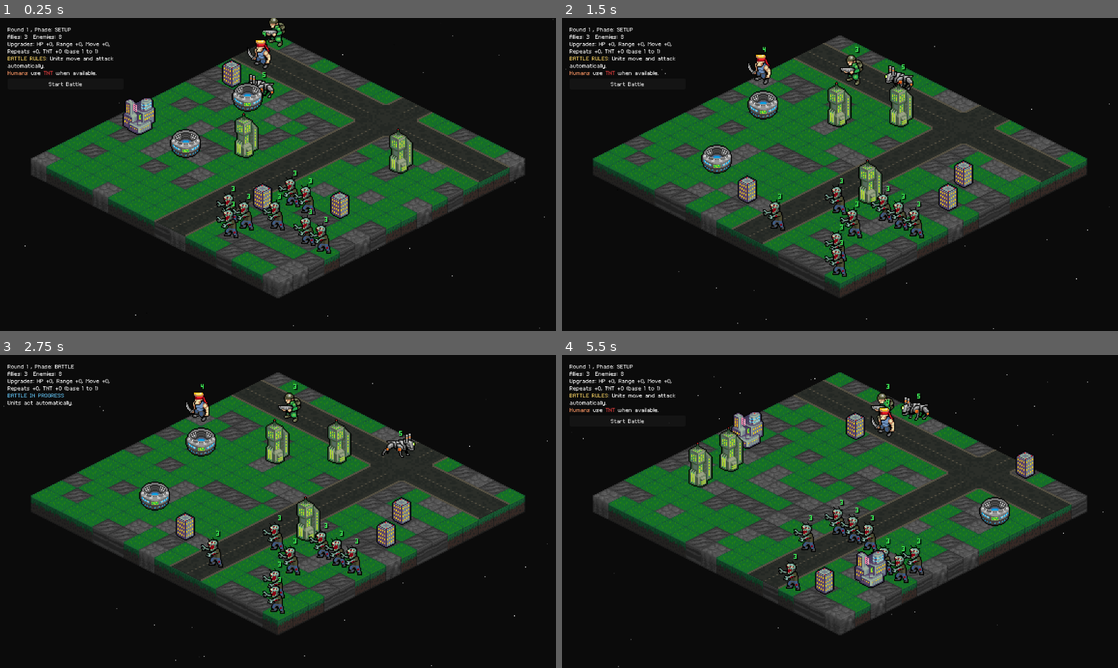
Above: before the commit, frames 1-4 (two rows, left to right).
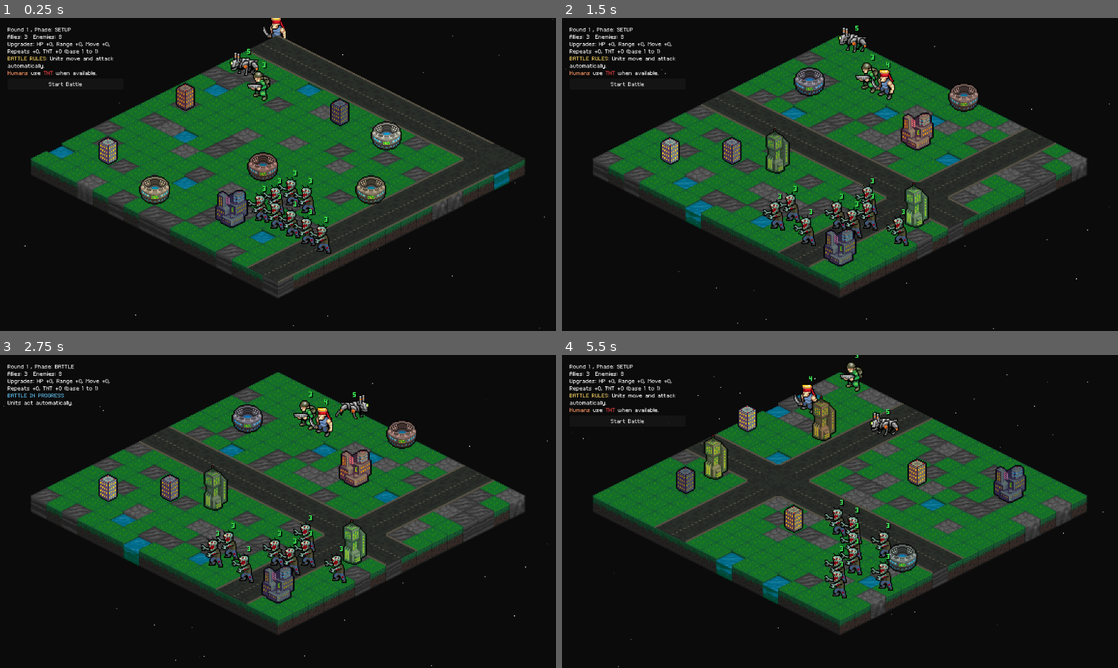
Above: after the commit, the same moments.

Repository: Tekknobot/MEKIII
Game: Godot game, scene res://scenes/Game.tscn
The game is run twice, just before and just after one commit, with the same random seed, the same clock (stepped at 60 frames per second) and the same inputs.
Inputs (mouse positions are in pixels of both pictures, inside the frame that each line leads up to):
- Up to frame 1 (0.25 s): no input
- Up to frame 2 (1.5 s): click "Start Battle" at 0.5 s; tap Enter at 1.25 s; move the mouse to (962, 158) at 1.27 s; tap R at 1.35 s
- Up to frame 3 (2.75 s): click "Start Battle" at 2 s
- Up to frame 4 (5.5 s): move the mouse to (728, 527) at 2.77 s; tap R at 2.85, 4.35, 5.1 s; click "Start Battle" at 3.5 s; move the mouse to (895, 442) at 4.27 s; move the mouse to (812, 574) at 5.02 s

The runs differ from the first frame. In frame 1, 23% of the frame differs, in the area x 5-95%, y 0-87%; in frame 2, 25%; in frame 3, 25%; in frame 4, 26%, in the area x 5-95%, y 0-89%.

Commit message:
Stop baking map.

Diff:
--- a/scenes/Game.tscn
+++ b/scenes/Game.tscn
@@ -249,17 +249,17 @@
 
 [node name="Game" type="Node2D" groups=["GameMap"]]
 script = ExtResource("1_400sg")
-season_strength = 0.65
-target_water = 0.0
 mech_count = 1
 zombie_count = 8
 human_scene = ExtResource("2_s0nni")
 human2_scene = ExtResource("3_1gdd5")
 mech_scene = ExtResource("3_aug50")
 zombie_scene = ExtResource("4_kyk2p")
+water_tiles_target = 8
 tnt_projectile_scene = ExtResource("5_attvq")
 tnt_explosion_scene = ExtResource("6_bneo8")
 tnt_damage = 1
+bake_map_visuals = false
 turn_manager = NodePath("TurnManager")
 sfx_human_attack = ExtResource("7_jbgew")
 sfx_zombie_attack = ExtResource("9_cxum0")
@@ -298,21 +298,18 @@
 layer_0/modulate = Color(0.09803922, 0.09803922, 0.09803922, 1)
 
 [node name="RoadsDL" type="TileMap" parent="."]
-z_index = -4096
 tile_set = SubResource("TileSet_pn7ev")
 format = 2
 layer_0/modulate = Color(0.60784316, 0.60784316, 0.60784316, 1)
 layer_1/name = "Layer1"
 
 [node name="RoadsDR" type="TileMap" parent="."]
-z_index = -4096
 tile_set = SubResource("TileSet_pn7ev")
 format = 2
 layer_0/modulate = Color(0.60784316, 0.60784316, 0.60784316, 1)
 layer_1/name = "Layer1"
 
 [node name="RoadsX" type="TileMap" parent="."]
-z_index = -4096
 tile_set = SubResource("TileSet_pn7ev")
 format = 2
 layer_0/modulate = Color(0.60784316, 0.60784316, 0.60784316, 1)
--- a/scripts/game.gd
+++ b/scripts/game.gd
@@ -78,6 +78,9 @@
 @export var mech_scene: PackedScene
 @export var zombie_scene: PackedScene
 
+@export_range(0, 256, 1) var water_tiles_target := 24      # exact number of water tiles you want
+@export_range(1, 50, 1) var water_tries_per_tile := 8      # higher = better chance to hit target
+
 # --- Human right-click TNT throw ---
 @export var tnt_projectile_scene: PackedScene
 @export var tnt_explosion_scene: PackedScene
@@ -255,6 +258,51 @@
 # Put a Node2D named "Structures" in your scene (sibling to Units/Pickups),
 # or we’ll fall back to self.
 @onready var structures_root: Node2D = get_node_or_null("Structures") as Node2D
+
+# --- Structure tinting ---
+@export var structure_tint_strength := 0.55  # 0 = no tint, 1 = full tint
+@export var structure_tint_value_jitter := 0.12  # small brightness variance
+@export var structure_tint_sat_jitter := 0.10    # small saturation variance
+
+# A nice readable palette (edit to taste)
+@export var structure_tint_palette: Array[Color] = [
+	Color("#E07A5F"), # warm clay
+	Color("#81B29A"), # sage
+	Color("#F2CC8F"), # sand
+	Color("#3D405B"), # slate
+	Color("#9C89B8"), # lilac
+	Color("#F4F1DE"), # off-white
+]
+
+func _pick_structure_tint() -> Color:
+	if structure_tint_palette == null or structure_tint_palette.is_empty():
+		# fallback: random pastel-ish
+		var h := rng.randf()
+		var s = clamp(rng.randf_range(0.25, 0.55), 0.0, 1.0)
+		var v = clamp(rng.randf_range(0.75, 1.0), 0.0, 1.0)
+		return Color.from_hsv(h, s, v, 1.0)
+
+	var base := structure_tint_palette[rng.randi_range(0, structure_tint_palette.size() - 1)]
+
+	# jitter slightly so repeats still feel different
+	var h := base.h
+	var s = clamp(base.s + rng.randf_range(-structure_tint_sat_jitter, structure_tint_sat_jitter), 0.0, 1.0)
+	var v = clamp(base.v + rng.randf_range(-structure_tint_value_jitter, structure_tint_value_jitter), 0.0, 1.0)
+
+	return Color.from_hsv(h, s, v, 1.0)
+
+func _apply_structure_tint(b2: Node2D) -> void:
+	if b2 == null or not is_instance_valid(b2):
+		return
+
+	# Node2D is a CanvasItem, so modulate works.
+	var tint := _pick_structure_tint()
+
+	# Blend between white and tint so you keep sprite detail
+	var blended := Color.WHITE.lerp(tint, clamp(structure_tint_strength, 0.0, 1.0))
+
+	b2.modulate = blended
+
 
 # Blocked cells for buildings (acts like a Set): cell -> true
 var structure_blocked := {}
@@ -522,7 +570,7 @@
 
 	# ✅ FORCE same z_layer as everything else
 	rmap.z_as_relative = false
-	rmap.z_index = 1000
+	rmap.z_index = 1
 
 func _process(_delta: float) -> void:
 	# Terrain might get freed during reload/bake/rebuild — bail safely
@@ -825,7 +873,7 @@
 		T_SNOW:
 			return (T_ICE if rng.randf() < 0.7 else T_GRASS)
 		T_ICE:
-			return (T_SNOW if rng.randf() < 0.7 else T_DIRT) # note: you later add water anyway
+			return (T_SNOW if rng.randf() < 0.7 else T_WATER) # note: you later add water anyway
 	return main
 
 
@@ -847,6 +895,7 @@
 
 	_ensure_walkable_connected()
 	_remove_dead_ends()
+	_add_water_patches()
 
 	for x in range(map_width):
 		for y in range(map_height):
@@ -856,6 +905,67 @@
 	if roads != null:
 		roads.clear()
 	_add_roads()
+
+func _add_water_patches() -> void:
+	var want := clampi(water_tiles_target, 0, map_width * map_height)
+	if want <= 0:
+		return
+
+	var placed := 0
+	var attempts = want * max(1, water_tries_per_tile)
+
+	for i in range(attempts):
+		if placed >= want:
+			break
+
+		var c := Vector2i(
+			rng.randi_range(0, map_width - 1),
+			rng.randi_range(0, map_height - 1)
+		)
+
+		# don't overwrite existing water
+		if grid.terrain[c.x][c.y] == T_WATER:
+			continue
+
+		# avoid spawn zones (optional)
+		if avoid_spawn_zones:
+			var ally_r := _rect_top_left(ally_spawn_size)
+			var enemy_r := _rect_bottom_right(enemy_spawn_size)
+			if ally_r.has_point(c) or enemy_r.has_point(c):
+				continue
+
+		var old = grid.terrain[c.x][c.y]
+		grid.terrain[c.x][c.y] = T_WATER
+
+		if _is_walkable_still_connected():
+			placed += 1
+		else:
+			grid.terrain[c.x][c.y] = old
+
+func _is_walkable_still_connected() -> bool:
+	# find any walkable start
+	var start := Vector2i(-1, -1)
+	for x in range(map_width):
+		for y in range(map_height):
+			if _is_walkable_tile_id(grid.terrain[x][y]):
+				start = Vector2i(x, y)
+				break
+		if start.x >= 0:
+			break
+
+	if start.x < 0:
+		return false # everything water, not allowed
+
+	var visited := _flood_walkable(start)
+
+	# count total walkable cells
+	var total := 0
+	for x in range(map_width):
+		for y in range(map_height):
+			if _is_walkable_tile_id(grid.terrain[x][y]):
+				total += 1
+
+	return visited.size() == total
 
 func _to_road_cell(grid_cell: Vector2i) -> Vector2i:
 	# 16x16 grid -> 8x8 road tiles (2x2 grid cells per road tile)
@@ -2848,6 +2958,7 @@
 			continue
 
 		structures_root.add_child(b2)
+		_apply_structure_tint(b2)
 
 		# Let a Structure script position & depth-sort itself if present
 		if b2.has_method("set_origin"):
--- a/scripts/laser_drop.gd
+++ b/scripts/laser_drop.gd
@@ -5,7 +5,7 @@
 @export var rot_degrees := 12.0
 
 # keeps pickups above terrain/roads/structures but still x+y sorted
-@export var z_base := 1
+@export var z_base := 2
 
 var _t := 0.0
 var visual: Node2D
--- a/scripts/medkit_drop.gd
+++ b/scripts/medkit_drop.gd
@@ -8,7 +8,7 @@
 @export var also_flash := true
 
 # keeps pickups above terrain/roads/structures but still x+y sorted
-@export var z_base := 1
+@export var z_base := 2
 
 var _t := 0.0
 var visual: Node2D
